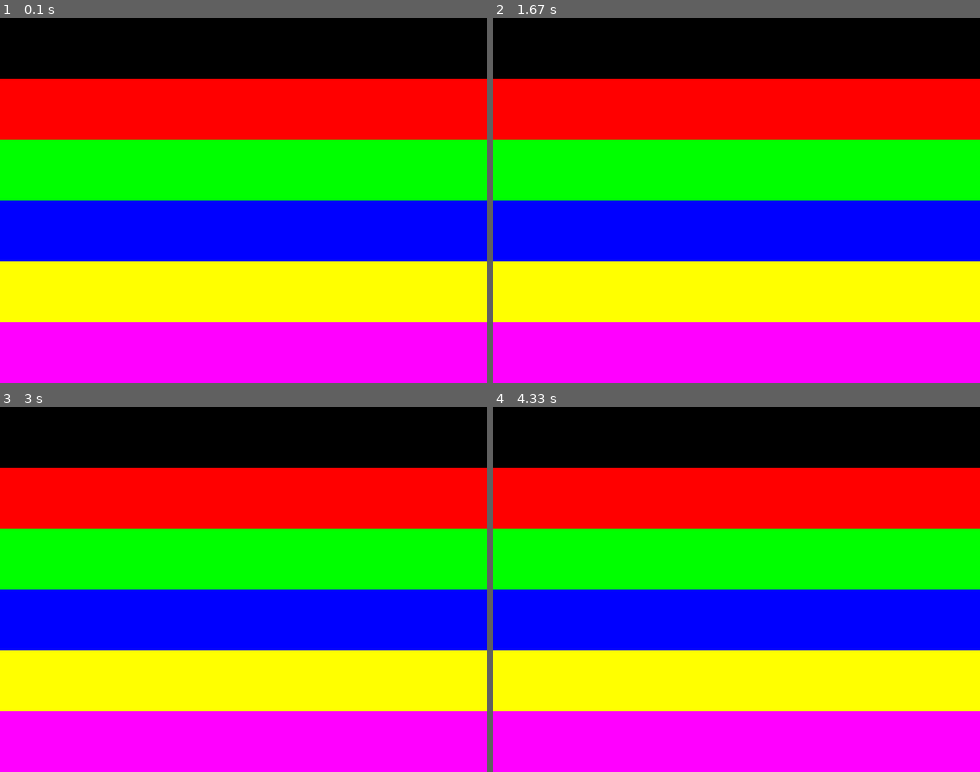
Above: before the commit, frames 1-4 (two rows, left to right).
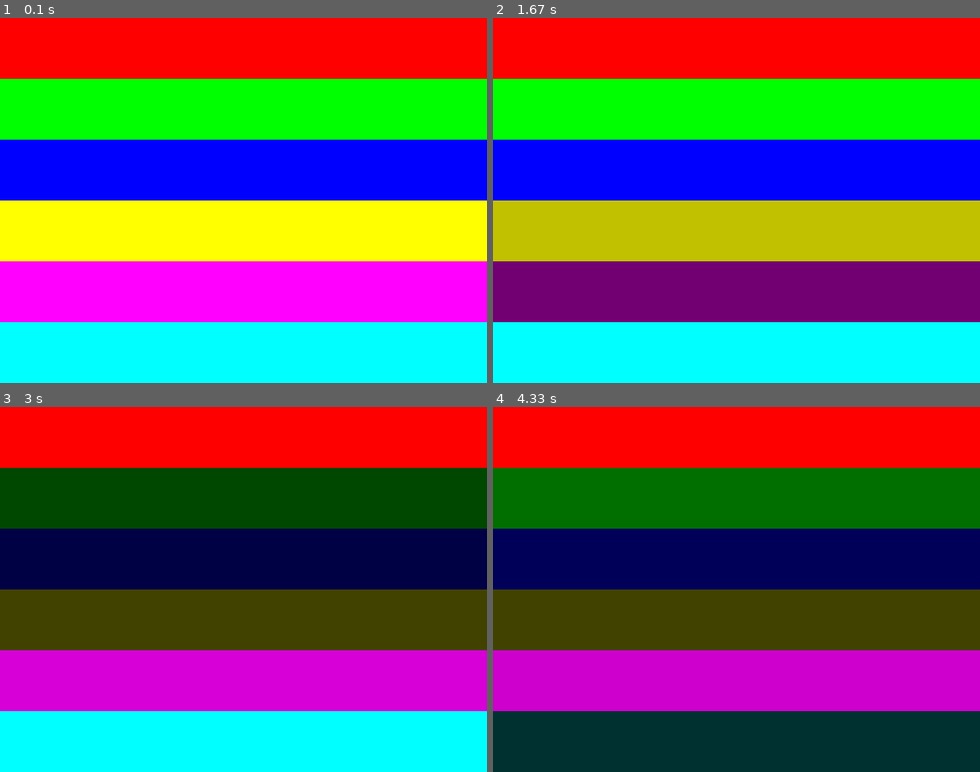
Above: after the commit, the same moments.

Repository: igorferrati/jogosdigitais
Game: pygame game, started from rgb/objetos-cores-desafio.py
Same seed, same stepped clock (60 frames per second), same inputs: the game is played once before the commit and once after it.
Inputs (mouse positions are in pixels of both pictures, inside the frame that each line leads up to):
- Up to frame 1 (0.1 s): no input
- Up to frame 2 (1.67 s): press the mouse at (619, 204) at 0.37 s; move the mouse to (702, 240) at 0.47 s; release the mouse at (785, 280) at 0.6 s; press the mouse at (619, 204) at 0.7 s; move the mouse to (707, 218) at 0.8 s; release the mouse at (794, 233) at 0.93 s; press the mouse at (619, 204) at 1.03 s; move the mouse to (668, 247) at 1.13 s; release the mouse at (712, 295) at 1.27 s; press the mouse at (619, 204) at 1.37 s; move the mouse to (741, 229) at 1.47 s; release the mouse at (863, 258) at 1.6 s
- Up to frame 3 (3 s): press the mouse at (126, 593) at 1.7 s; move the mouse to (267, 640) at 1.8 s; release the mouse at (413, 684) at 1.93 s; press the mouse at (126, 593) at 2.03 s; move the mouse to (233, 560) at 2.13 s; release the mouse at (345, 523) at 2.27 s; press the mouse at (126, 593) at 2.37 s; move the mouse to (238, 545) at 2.47 s; release the mouse at (350, 498) at 2.6 s; press the mouse at (126, 593) at 2.7 s; move the mouse to (131, 560) at 2.8 s; release the mouse at (136, 523) at 2.93 s
- Up to frame 4 (4.33 s): press the mouse at (619, 593) at 3.03 s; move the mouse to (605, 658) at 3.13 s; release the mouse at (590, 724) at 3.27 s; press the mouse at (619, 593) at 3.37 s; move the mouse to (629, 604) at 3.47 s; release the mouse at (639, 618) at 3.6 s; press the mouse at (619, 593) at 3.7 s; move the mouse to (751, 633) at 3.8 s; release the mouse at (887, 677) at 3.93 s; press the mouse at (619, 593) at 4.03 s; move the mouse to (663, 534) at 4.13 s; release the mouse at (707, 480) at 4.27 s

The runs differ from the first frame. In frame 1, 100% of the frame differs, in the area x 0-100%, y 0-100%; in frame 2, 100%; in frame 3, 100%; in frame 4, 100%.

Commit message:
function lerp

Diff:
--- a/rgb/objetos-cores-desafio.py
+++ b/rgb/objetos-cores-desafio.py
@@ -4,28 +4,37 @@
 
 pygame.init()
 
-# Dimensões da tela
 screen = pygame.display.set_mode((640, 480), 0, 32)
 
-# Defina as cores para cada retângulo (RGB)
+# Inicializa as cores dos retângulos
 colors = [(255, 0, 0), (0, 255, 0), (0, 0, 255),
           (255, 255, 0), (255, 0, 255), (0, 255, 255)]
 
+# Inicializa as cores dos retângulos com cópias das cores originais
+current_colors = list(colors)
+
+lerp_factor = 0.0
+lerp_speed = 0.005
 
 while True:
-
     for event in pygame.event.get():
         if event.type == QUIT:
             pygame.quit()
             exit()
 
-    screen.fill((0, 0, 0))  # Preenche a tela com preto
+    screen.fill((0, 0, 0))
 
-    pygame.draw.rect(screen, colors[0], (0, 80, 640, 80))
-    pygame.draw.rect(screen, colors[1], (0, 160, 640, 80))
-    pygame.draw.rect(screen, colors[2], (0, 240, 640, 80))
-    pygame.draw.rect(screen, colors[3], (0, 320, 640, 80))
-    pygame.draw.rect(screen, colors[4], (0, 400, 640, 80))
-    pygame.draw.rect(screen, colors[5], (0, 480, 640, 80))
+    x, y = pygame.mouse.get_pos()
+
+    # Desenha os 6 retângulos com as cores atualizadas
+    for i in range(len(current_colors)):
+        pygame.draw.rect(screen, current_colors[i], (0, i * 80, 640, 80))
+
+    # Se o botão esquerdo do mouse for pressionado
+    if pygame.mouse.get_pressed()[0]:
+        for i in range(len(current_colors)):
+            if y >= i * 80 and y < (i + 1) * 80:
+                t = x / 640  # Normaliza a posição do mouse
+                current_colors[i] = (int(t * colors[i][0]), int(t * colors[i][1]), int(t * colors[i][2]))
 
     pygame.display.update()
